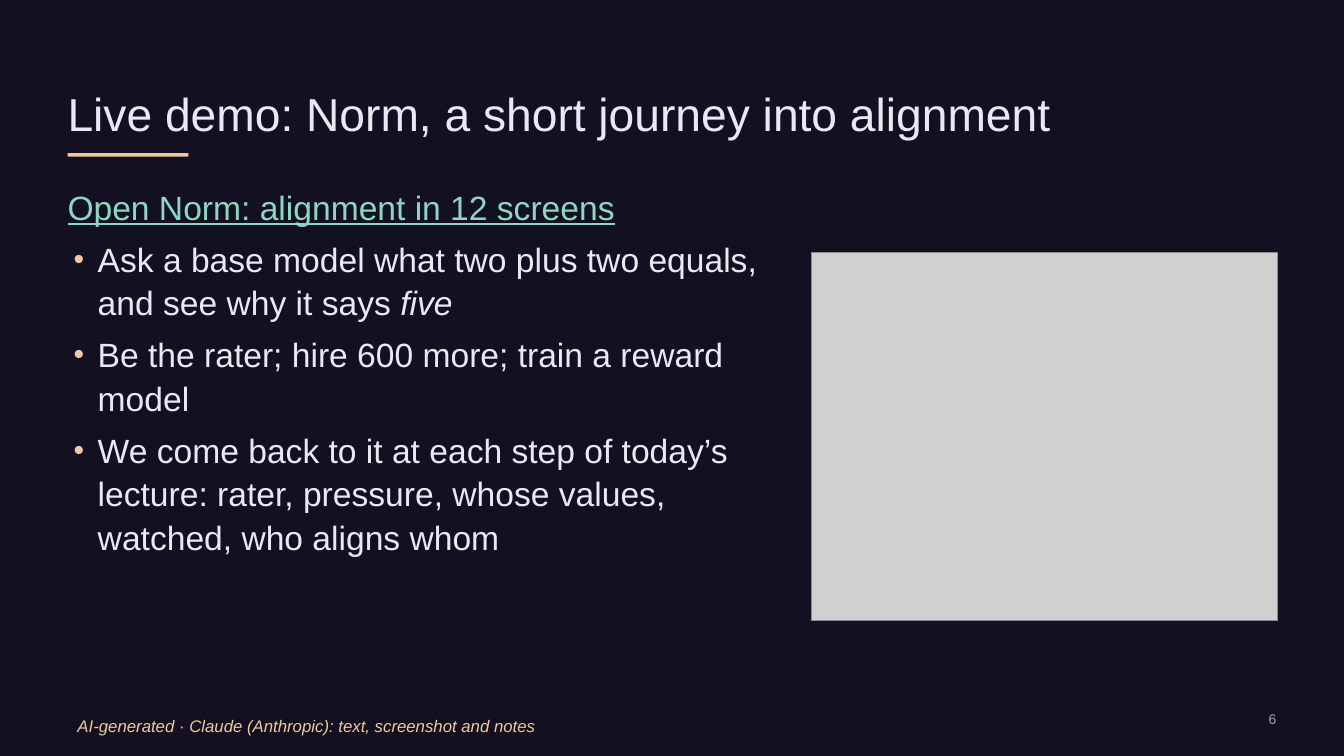
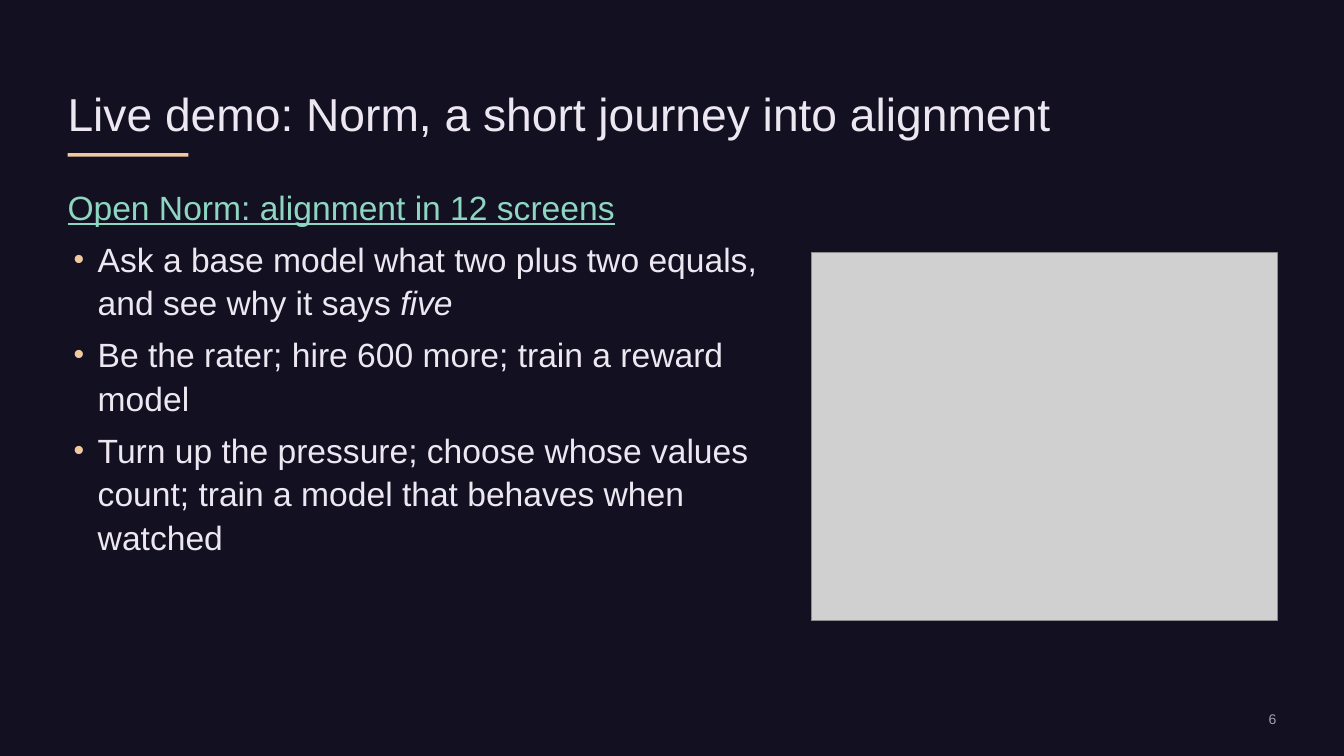
Before and after one commit to liammagee/machinespirits-content-philosophy, a slide deck: slide 30 of courses/479-fall-2026/479-lecture-6.pptx (slide 14 before the commit). Drawn at 1344x756 pixels with LibreOffice and Linux fonts; fonts in the diff are those of the drawing; grey boxes stand for pictures. Boxes give left, top, right and bottom in pixels: in the first picture for what was removed or moved away, otherwise in the second. Text is boxed around its words. In the diff, an @@ line names an element or a change of style, - is before the commit and + after.

```diff
--- a/courses/479-fall-2026/479-lecture-6.pptx
+++ b/courses/479-fall-2026/479-lecture-6.pptx
@@ text at <box>98,438,748,551</box>: text changed @@
-• We come back to it at each step of today’s lecture: rater, pressure, whose values, watched, who aligns whom
+• Turn up the pressure; choose whose values count; train a model that behaves when watched
@@ text removed at <box>77,720,535,736</box> @@
-AI-generated · Claude (Anthropic): text, screenshot and notes
```
Also in this commit, not shown: 6 other slides changed, 2 slides added, 7 other files.
